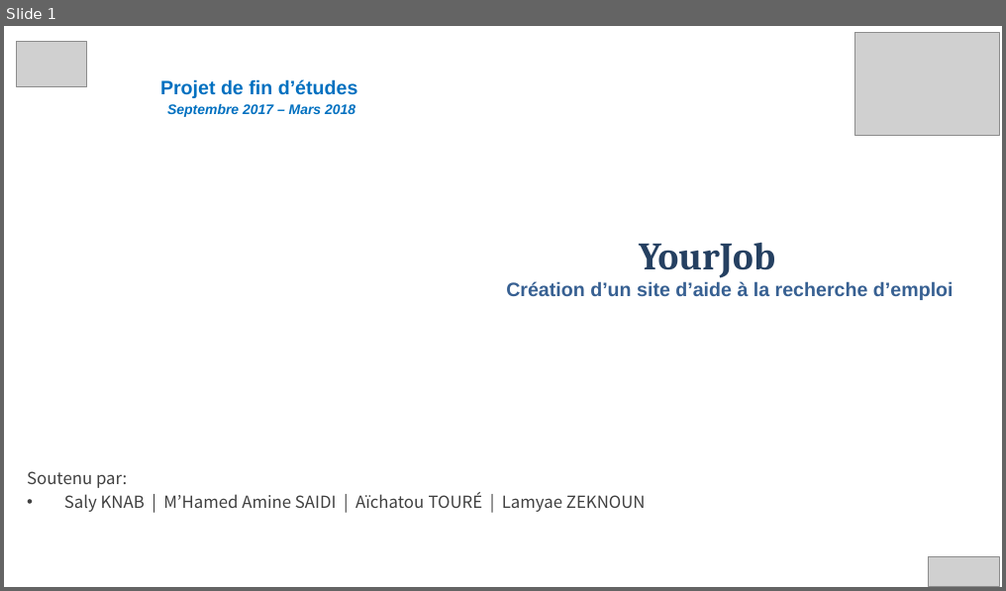
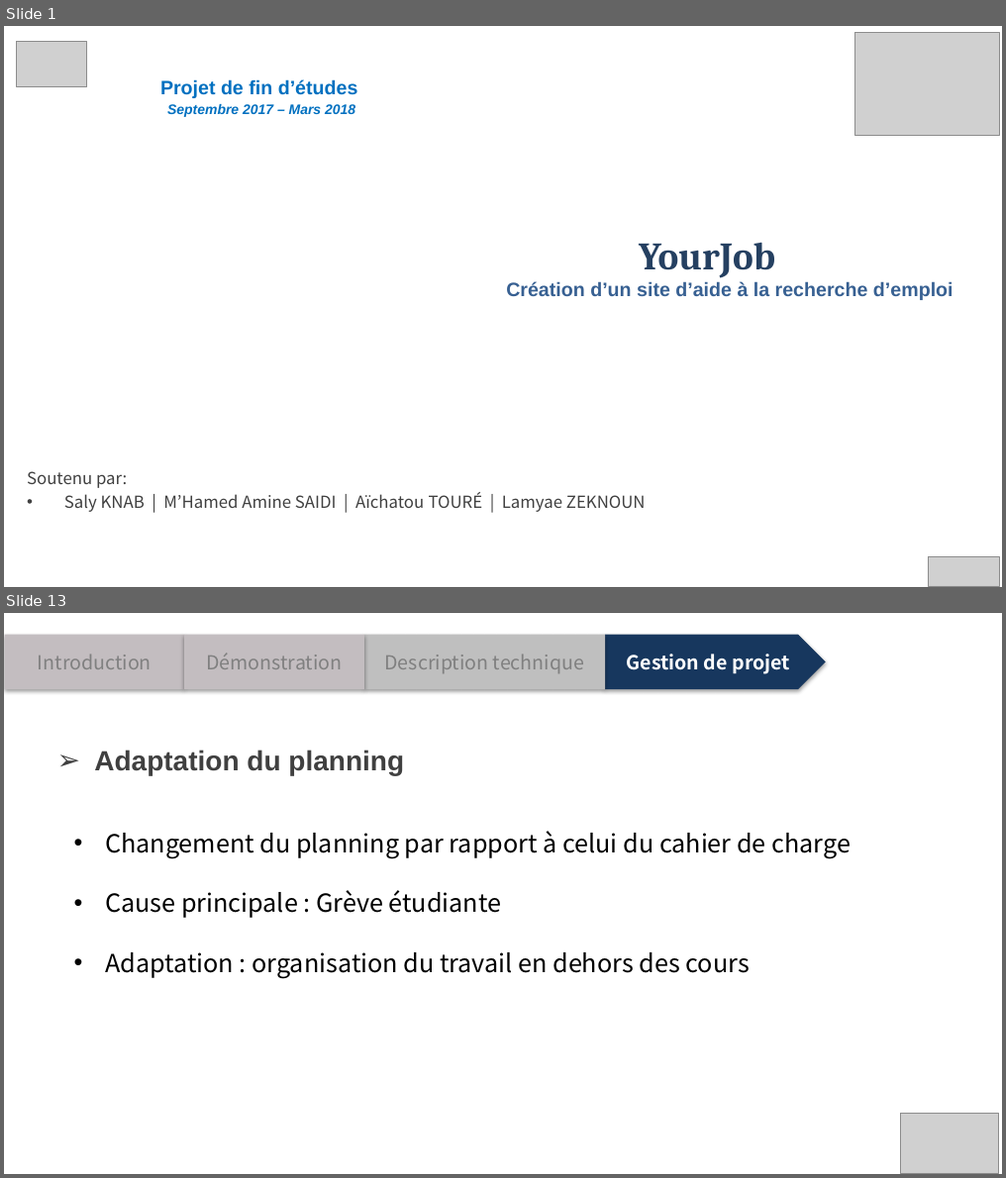
Before and after one commit to zeknoun/yourjob1, a slide deck: Presentation_projet.pptx. Shown one above the other, each under a label of ours: slide 1 before the commit, slides 1 and 13 after it; the slides between them are not shown. The pictures are 1006x591 and 1006x1178 pixels, drawn with LibreOffice and Linux fonts; fonts in the diff are those of the drawing; grey boxes stand for pictures; background and template pictures are left out. Boxes give left, top, right and bottom in pixels: in the first picture for what was removed or moved away, otherwise in the second. Text is boxed around its words. In the diff, an @@ line names an element or a change of style, - is before the commit and + after.

```diff
--- a/Presentation_projet.pptx
+++ b/Presentation_projet.pptx
@@ slide 13 added at bbox=[4, 613, 1002, 1174], background picture (left out) @@
@@ pentagon arrow added at bbox=[5, 634, 184, 689], fill #C3BDC0, 14 pt, text #808080 @@
+Introduction
@@ pentagon arrow added at bbox=[184, 634, 364, 689], fill #C3BDC0, 14 pt, text #808080 @@
+Démonstration
@@ pentagon arrow added at bbox=[364, 634, 605, 689], fill #BFBFBF, 14 pt, text #808080 @@
+Description technique
@@ pentagon arrow added at bbox=[605, 634, 826, 689], fill #17375E, 14 pt, text #FFFFFF, bold @@
+Gestion de projet
@@ title added at bbox=[94, 750, 404, 775], 20 pt, text #404040, bold @@
+➢ Adaptation du planning
@@ text added at bbox=[105, 831, 851, 978], 18 pt, text #000000 @@
+• Changement du planning par rapport à celui du cahier de charge
+• Cause principale : Grève étudiante
+• Adaptation : organisation du travail en dehors des cours
@@ picture added at bbox=[900, 1113, 998, 1173] @@
```
Also in this commit, not shown: 9 slides changed, 4 other slides added, 6 slides removed.
